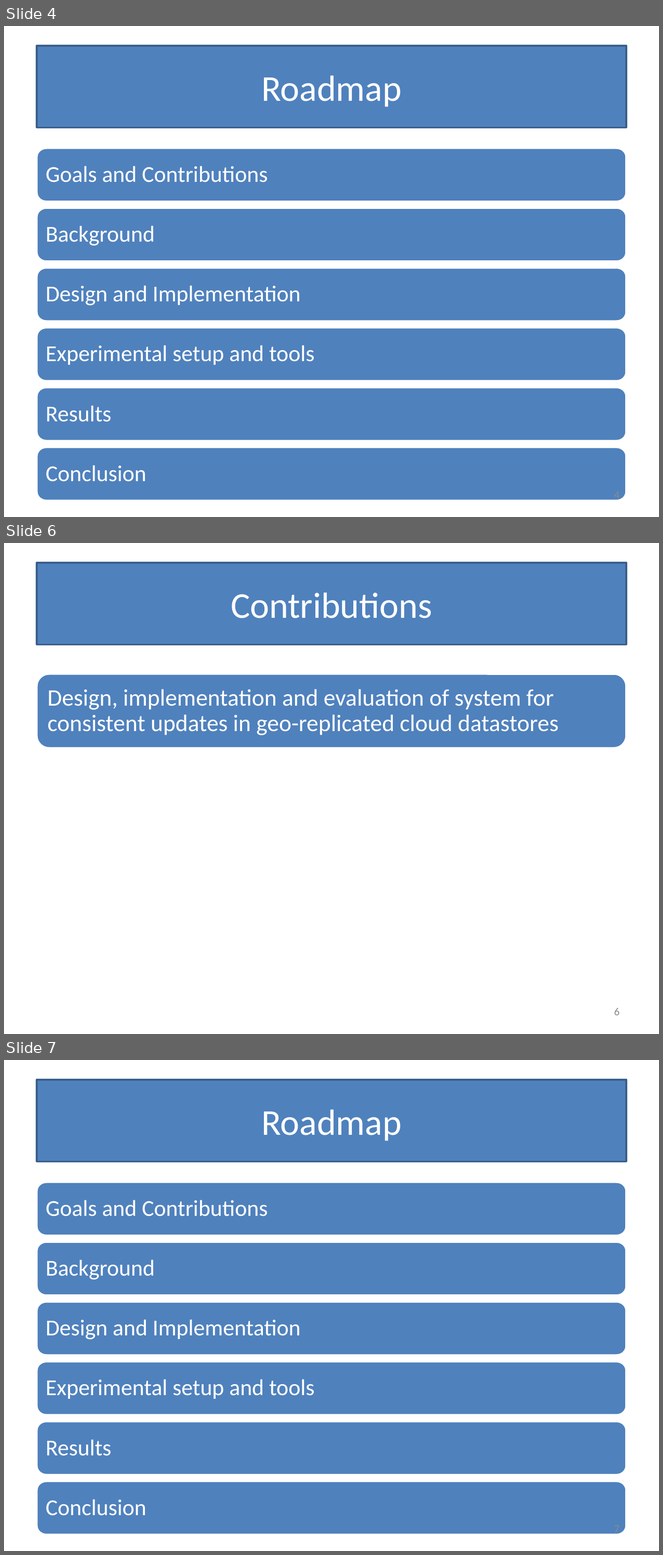
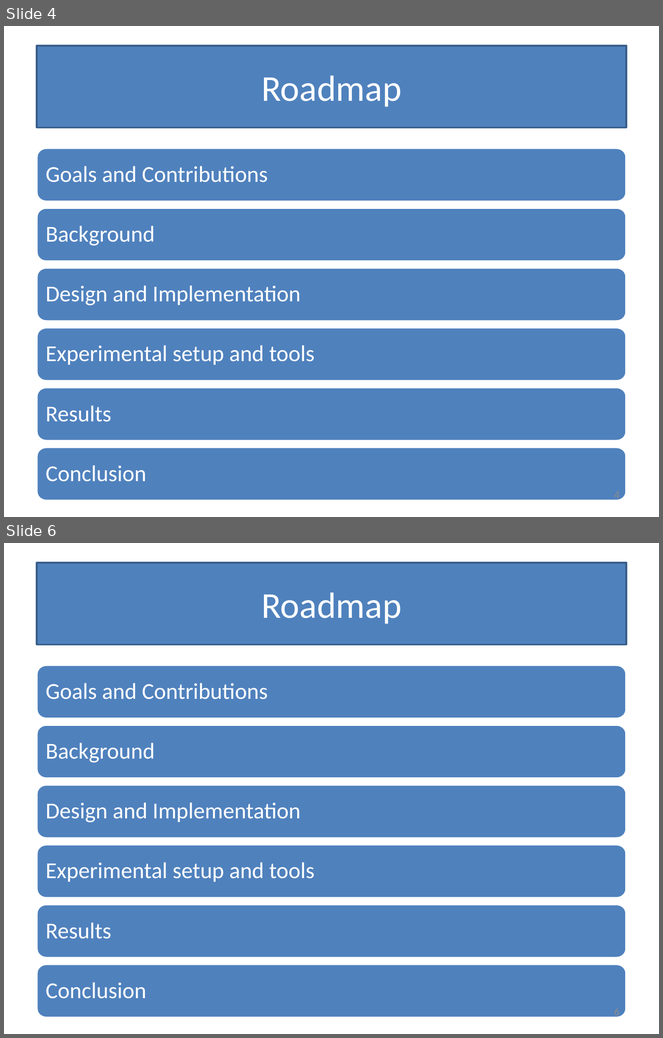
Before and after one commit to Slania/JPaxos-1, a slide deck: Paxos based directory updates for geo-replicated cloud storage.pptx. Shown one above the other, each under a label of ours: slides 4, 6 and 7 before the commit, slides 4 and 6 after it; the slides between them are not shown. The pictures are 663x1555 and 663x1038 pixels, drawn with LibreOffice and Linux fonts; fonts in the diff are those of the drawing. Boxes give left, top, right and bottom in pixels: in the first picture for what was removed or moved away, otherwise in the second. Text is boxed around its words. In the diff, an @@ line names an element or a change of style, - is before the commit and + after.

```diff
--- a/Paxos based directory updates for geo-replicated cloud storage.pptx
+++ b/Paxos based directory updates for geo-replicated cloud storage.pptx
@@ slide 6 removed at [4, 543, 659, 1034], background #FFFFFF @@
@@ title removed at [37, 563, 626, 644] @@
-Contributions
@@ rounded rectangle removed at [37, 674, 626, 748] @@
@@ text removed at [48, 689, 559, 735] @@
-Design, implementation and evaluation of system for consistent updates in geo-replicated cloud datastores
@@ page number removed at [614, 1008, 620, 1016] @@
-6
@@ what was slide 7 is now slide 6 @@
@@ page number at [614, 1008, 620, 1019]: text changed @@
-7
+6
```
Also in this commit, not shown: 9 slides changed, 1 slide added, 1 other slide removed.
